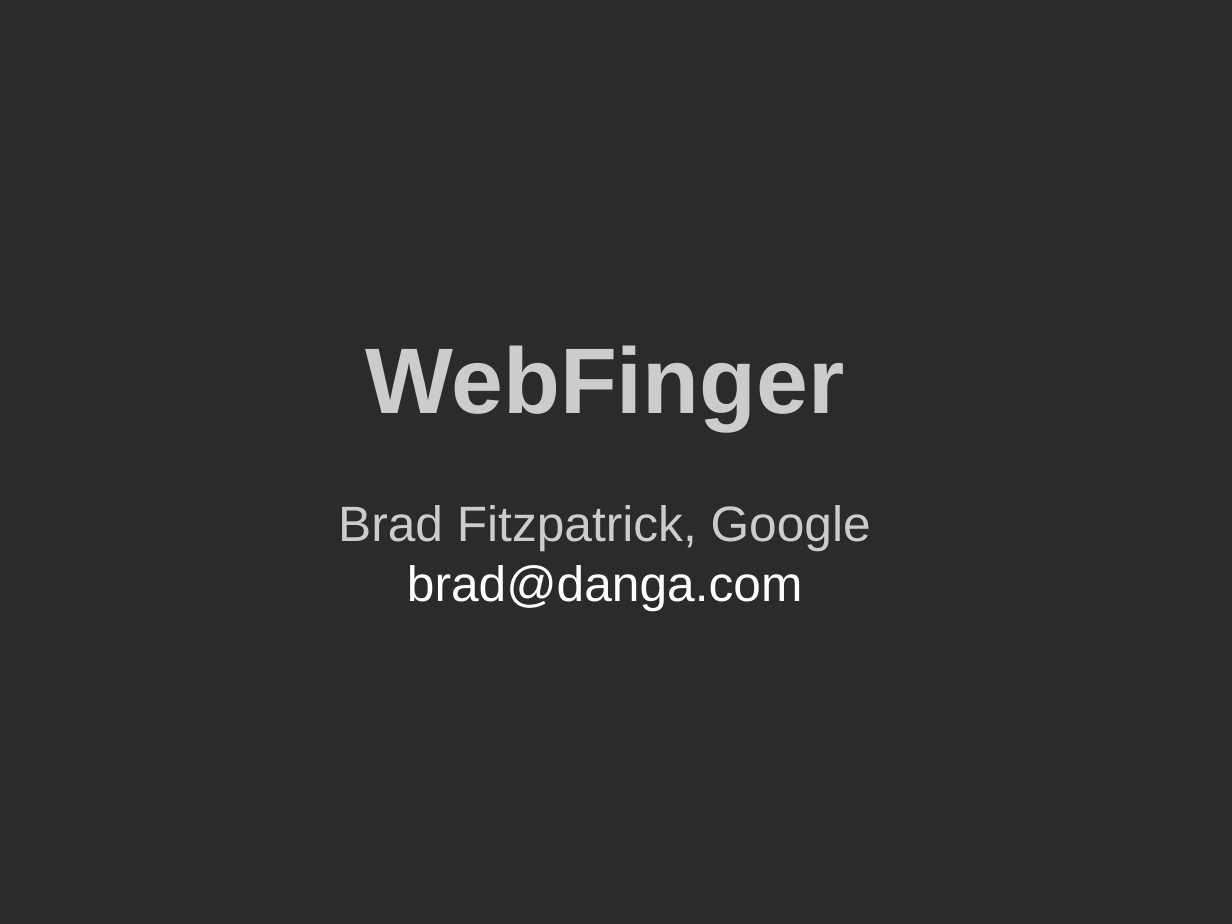
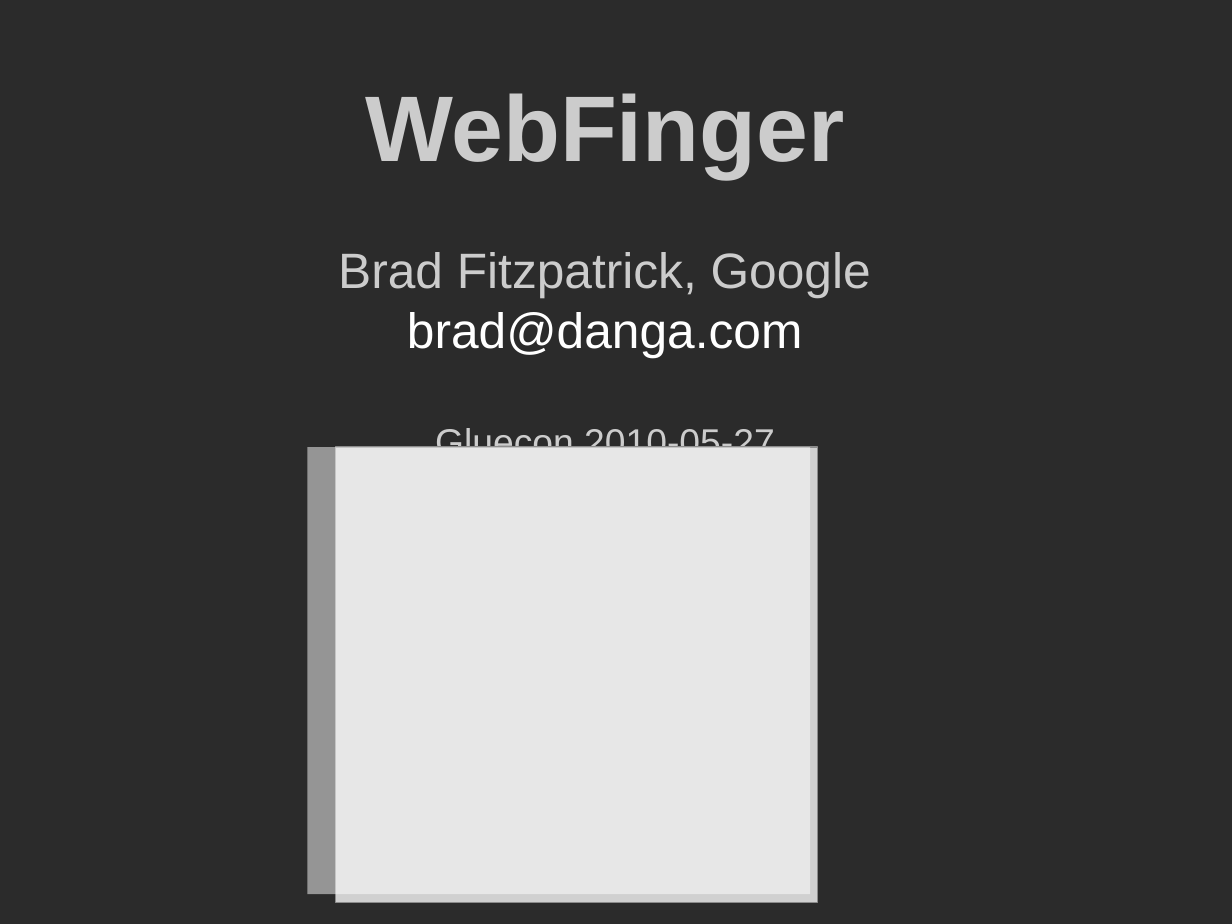
Before and after one commit to bradfitz/talk-gluecon-2010, a slide deck: slide 2 of webfinger.odp. Drawn at 1232x924 pixels with LibreOffice and Linux fonts; fonts in the diff are those of the drawing; grey boxes stand for pictures; background and template pictures are left out; a plain dark background stands for a picture behind light text. Boxes give left, top, right and bottom in pixels: in the first picture for what was removed or moved away, otherwise in the second. Text is boxed around its words. In the diff, an @@ line names an element or a change of style, - is before the commit and + after.

```diff
--- a/webfinger.odp
+++ b/webfinger.odp
@@ subtitle "WebFinger": place and size @@
-subtitle "WebFinger" at (338,345,871,610)
+subtitle "WebFinger" at (338,93,871,447)
@@ rectangle added at (307,447,811,894), fill #FFFFFF at 50% opacity @@
@@ picture added at (335,447,817,902) @@
@@ subtitle at (435,426,775,447): paragraph added @@
+Gluecon 2010-05-27
```
Also in this commit, not shown: 4 other slides changed, 13 slides added.
